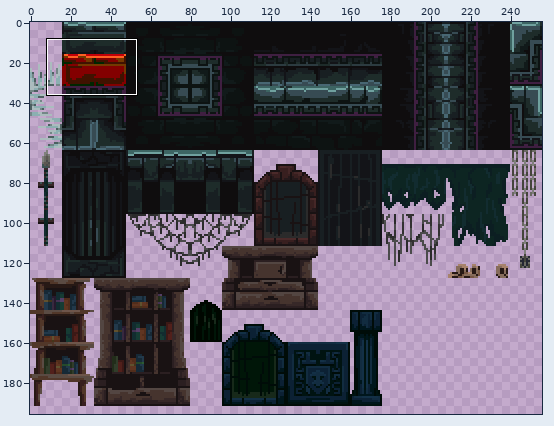
One commit to this sprite sheet: night-knight/images/tileSetD.png. Above, an overview of the earlier version with the close-up marked.
Close-up. Before the commit:
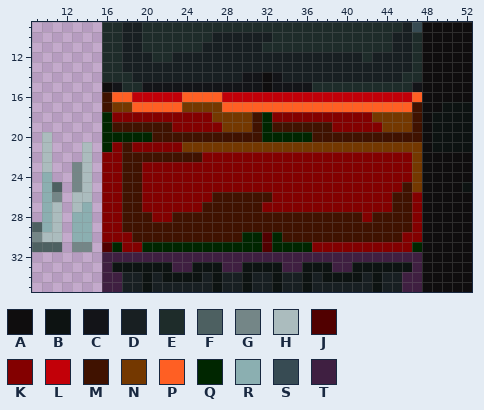
The file is 256x256 pixels. Colours within 5 levels of each other are drawn and written as one. Shown: x 9..52, y 9..35. The wide view leaves out empty margins.
Palette (. is transparent): A #0f0d0e  B #0d1312  C #131418  D #181f22  E #1e2c2a  F #4d6061  G #748687  H #abbcbe  J #510000  K #830000  L #c20008  M #401200  N #743800  P #ff5f23  Q #002600  R #8bafb1  S #374b53  T #3f1f41
Pixels before, first column x 9:
 9 .......EEDDEEEEEEEEEEEEEEEEEEEEEEEEEEDSAAAAA
10 .......EEDDEEEEEEEDDDDDDEEEEEEEEEEEEDDEAAAAA
11 .......EEDDEEEEEEDDDDDDEEEEEEEEEEEEEDDEAAAAA
12 .......EEDDDEEDDDDDDDDDDDDDDDDDDDEDDDDEAAAAA
13 .......EEDDDDDDDDDDDDDDDDDDDDDDDDDDDDDEAAAAA
14 .......EEEDDDDDDDDDDDCCACDDDDDDDDDDDDEEAAAAA
15 .......ACEECCCCCCCCCCCCACCCCEEEEEEEEEECAAAAA
16 .......MPPLLLLLPPPPLLLLLLLLLLLLLLLLLLLPAAAAA
17 .......MNNPPPPPNNNNPPPPPPPPPPPPPPPPPPPMAABBB
18 .......QKKKKKKKKKKNNNNMQKKKKKKKKKKNNNNMABBBB
19 .......QMMMMMMKKKKKNNNMQMMMMMMKKKKKNNNMABBBB
20 .H.....QQQQQMMMMMMMMMMMQQQQQMMMMMMMMMMMABBBB
21 .H...H.QKMKKKKKNNNNNNNNNNNNNNNNNNNNNNNNABBBB
22 .H...H.KKMMMMMMMMKKKKKKKKKKKKKKKKKKKKKNAAAAA
23 .H..GH.KKMMKKKKKKKKKKKKKKKKKKKKKKKKKKKNAAAAA
24 .R..GH.KKMMKKKKKKKKKKKKKKKKKKKKKKKKKKKNAAAAA
25 .RF.GH.KKMMKKKKKKKKKKKKKKKKKKKKKKKKKKMNAAAAB
26 .RG.HH.KKMMKKKKKKKMMMMMMKKKKKKKKKKKKMMKAAAAA
27 .RH.HR.KKMMKKKKKKMMMMMMKKKKKKKKKKKKKMMKAAAAA
28 .RH.RR.KKMMMKKMMMMMMMMMMMMMMMMMMMKMMMMKAAAAA
29 FRH.RR.KKMMMMMMMMMMMMMMMMMMMMMMMMMMMMMKAAAAA
30 GHH.RR.KKKMMMMMMMMMMMQQJQMMMMMMMMMMMMKKAAAAA
31 FFF.GG.JQKKQQQQQQQQQQQQJQQQQKKKKKKKKKKQAAAAA
32 .......TTTTTTTTTTTTTTTTTTTTTTTTTTTTTTTTAAAAA
33 .......TBBBBBBTTBBBTTBBBBTTBBBTTBBBBBBTAAAAA
34 .......TTDDBDBBBBDBDDBDDBDDBDBBBBDBDDTTAAAAA
35 .......TTDDBDDDDDDBDDBDDBDDBDDDDDDBDDTTAAAAA
After the commit:
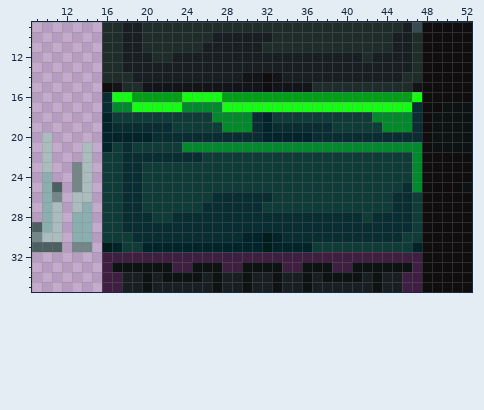
The commit says: Cambio color plataforma 🖌 + timers ⌚
Difference:
colour J: #510000 -> #001d1d
colour K: #830000 -> #0f3b38
colour L: #c20008 -> #00a213
colour M: #401200 -> #082d32
colour N: #743800 -> #008a2c
colour P: #ff5f23 -> #12ff12
colour Q: #002600 -> #01232a
